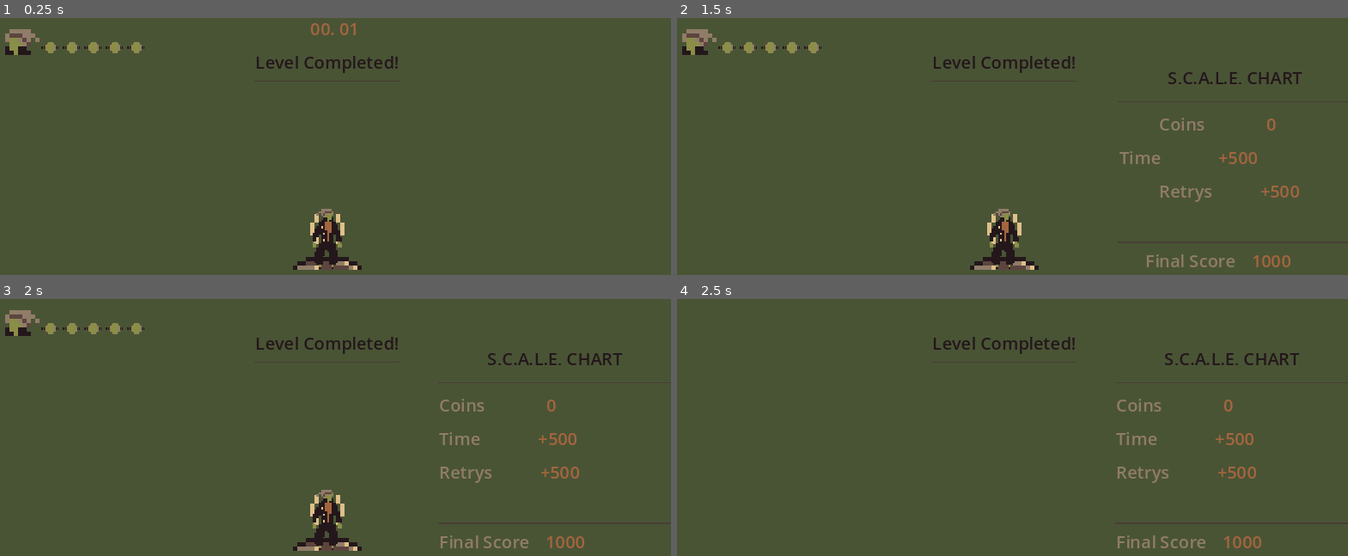
Above: before the commit, frames 1-4 (two rows, left to right).
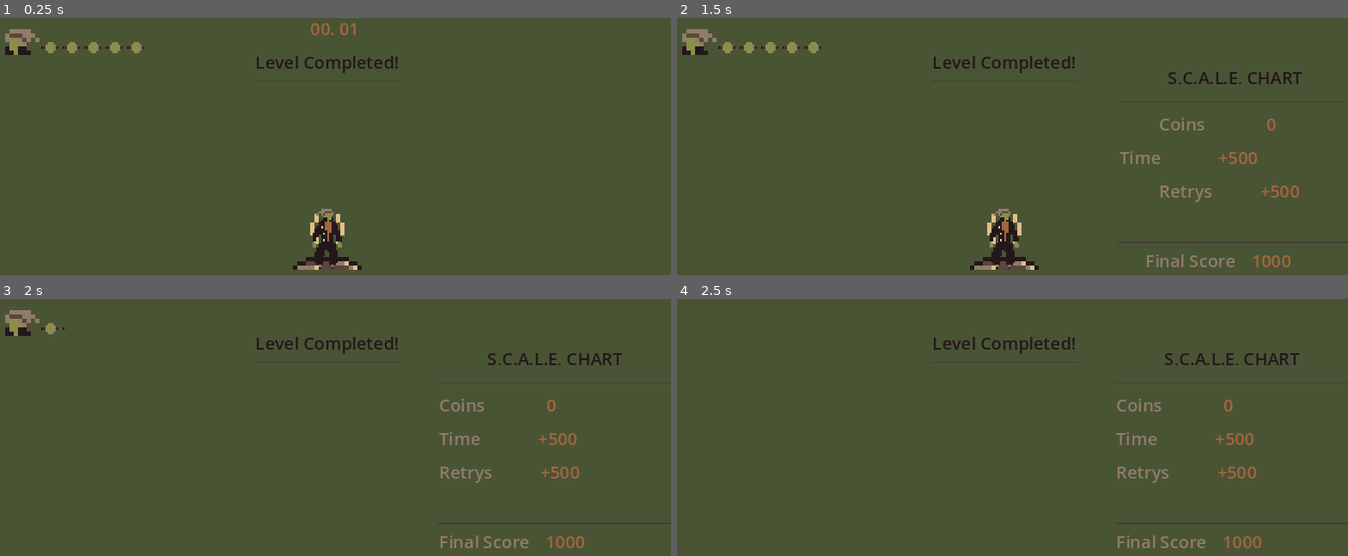
Above: after the commit, the same moments.

Repository: Dagethemage/GameOff2023
Game: Godot game, scene res://Levels/level_base.tscn
The game is run twice, just before and just after one commit, with the same random seed, the same clock (stepped at 60 frames per second) and the same inputs. This scene is started directly instead of the project's main scene.
Inputs:
- Up to frame 1 (0.25 s): no input
- Up to frame 2 (1.5 s): tap Enter at 0.5 s; hold D (right) from 0.53 s (still down); tap Space (jump) at 0.77, 1.25 s
- Up to frame 3 (2 s): keep holding D (right); tap Space (jump) at 1.52 s
- Up to frame 4 (2.5 s): release D (right) at 2.03 s; hold A (left) from 2.03 s (still down)

Frames 1-2 are identical in both runs. In frame 3, 1.2% of the frame differs, in the area x 9-54%, y 9-98%; in frame 4, nothing differs.

Commit message:
Pause Menu

Diff:
--- a/GUI/PauseScreen.gd
+++ b/GUI/PauseScreen.gd
@@ -1,11 +1,16 @@
 extends Control
 
 @onready var pause_screen = $PauseScreen
+@onready var button = $PauseScreen/CenterContainer/MarginContainer/VBoxContainer/Button
 
 var paused = false
 
+func _ready() -> void:
+	button.pressed.connect(on_pressed)
+
 func _process(delta):
 	if Input.is_action_just_pressed("start"):
+		button.grab_focus()
 		pause_menu()
 
 func pause_menu():
@@ -16,4 +21,10 @@
 		pause_screen.show()
 		Engine.time_scale = 0
 
+
 	paused = !paused
+
+func on_pressed():
+	Engine.time_scale = 1
+	var start_menu = load("res://GUI/start_screen.tscn")
+	get_tree().change_scene_to_packed(start_menu)
--- a/GUI/PauseScreen.tscn
+++ b/GUI/PauseScreen.tscn
@@ -4,6 +4,7 @@
 [ext_resource type="Theme" uid="uid://ceqslen8rfbmx" path="res://GUI/Themes/UITheme.tres" id="1_8hpkf"]
 
 [node name="PauseMenu" type="Control"]
+process_mode = 1
 layout_mode = 3
 anchors_preset = 15
 anchor_right = 1.0
@@ -13,7 +14,6 @@
 script = ExtResource("1_1d74i")
 
 [node name="PauseScreen" type="ColorRect" parent="."]
-process_mode = 2
 visible = false
 layout_mode = 1
 anchors_preset = 15
@@ -21,6 +21,7 @@
 anchor_bottom = 1.0
 grow_horizontal = 2
 grow_vertical = 2
+mouse_filter = 2
 color = Color(0, 0, 0, 0.270588)
 
 [node name="CenterContainer" type="CenterContainer" parent="PauseScreen"]
@@ -48,3 +49,11 @@
 [node name="HSeparator" type="HSeparator" parent="PauseScreen/CenterContainer/MarginContainer/VBoxContainer"]
 modulate = Color(0.564706, 0.486275, 0.407843, 1)
 layout_mode = 2
+
+[node name="Button" type="Button" parent="PauseScreen/CenterContainer/MarginContainer/VBoxContainer"]
+custom_minimum_size = Vector2(100, 50)
+layout_mode = 2
+
+[node name="Button2" type="Button" parent="PauseScreen/CenterContainer/MarginContainer/VBoxContainer"]
+custom_minimum_size = Vector2(100, 50)
+layout_mode = 2
--- a/GUI/start_screen.tscn
+++ b/GUI/start_screen.tscn
@@ -63,3 +63,9 @@
 focus_neighbor_bottom = NodePath("../StartButton")
 theme = ExtResource("2_6l7gb")
 text = "Quit"
+
+[node name="Label" type="Label" parent="."]
+offset_left = 600.0
+offset_top = 337.0
+offset_right = 640.0
+offset_bottom = 360.0
--- a/GUI/ui.gd
+++ b/GUI/ui.gd
@@ -25,4 +25,4 @@
 	tween.set_trans(Tween.TRANS_SINE)
 	tween.set_ease(Tween.EASE_IN_OUT)
 	tween.tween_property(score_board, "position", Vector2(640,180), 0.5).from(Vector2(900,180))
-	tween.tween_property(score_board_bg, "position", Vector2(0,0), 1).from(Vector2(640, 0))
+	tween.tween_property(score_board_bg, "position", Vector2(0,0), 0.6).from(Vector2(640, 0))
--- a/GUI/ui.tscn
+++ b/GUI/ui.tscn
@@ -1,10 +1,11 @@
-[gd_scene load_steps=6 format=3 uid="uid://7w0k5n6dtf1"]
+[gd_scene load_steps=7 format=3 uid="uid://7w0k5n6dtf1"]
 
 [ext_resource type="PackedScene" uid="uid://deqkhko62odxv" path="res://GUI/ScoreBoard.tscn" id="1_xi7xy"]
 [ext_resource type="Script" path="res://GUI/ui.gd" id="1_ya8w1"]
 [ext_resource type="PackedScene" uid="uid://bfdhkcma8s4us" path="res://GUI/health_points_ui.tscn" id="3_6nx7p"]
 [ext_resource type="PackedScene" uid="uid://bsxby8o6rxilk" path="res://GUI/level_completed.tscn" id="4_tgp7t"]
 [ext_resource type="PackedScene" uid="uid://bvgaokcmy0nhy" path="res://Overlap/timer.tscn" id="5_tg0a5"]
+[ext_resource type="PackedScene" uid="uid://dlpjba7ef3fvl" path="res://GUI/PauseScreen.tscn" id="6_nykx1"]
 
 [node name="UI" type="CanvasLayer"]
 process_mode = 3
@@ -32,3 +33,5 @@
 [node name="Timer" parent="." instance=ExtResource("5_tg0a5")]
 offset_left = 304.0
 offset_right = 344.0
+
+[node name="PauseMenu" parent="." instance=ExtResource("6_nykx1")]
--- /dev/null
+++ b/Overlap/Loader.gd
@@ -0,0 +1,18 @@
+extends Control
+
+var progress = []
+var scene_name
+var scene_load_status = 0
+
+@onready var label = $Label
+
+func _ready():
+	scene_name = "res://Levels/level_1.tscn"
+	ResourceLoader.load_threaded_request(scene_name)
+
+func _process(delta):
+	scene_load_status = ResourceLoader.load_threaded_get_status(scene_name,progress)
+	label.text = str(floor(progress[0]*100)) + "%"
+	if scene_load_status == ResourceLoader.THREAD_LOAD_LOADED:
+		var new_scene = ResourceLoader.load_threaded_get(scene_name)
+		get_tree().change_scene_to_packed(new_scene)
--- /dev/null
+++ b/Overlap/loader.tscn
@@ -0,0 +1,15 @@
+[gd_scene load_steps=2 format=3 uid="uid://uanfdwevrfgf"]
+
+[ext_resource type="Script" path="res://Overlap/Loader.gd" id="1_or3cr"]
+
+[node name="Loader" type="Control"]
+layout_mode = 3
+anchors_preset = 0
+offset_right = 40.0
+offset_bottom = 40.0
+script = ExtResource("1_or3cr")
+
+[node name="Label" type="Label" parent="."]
+layout_mode = 0
+offset_right = 40.0
+offset_bottom = 23.0
